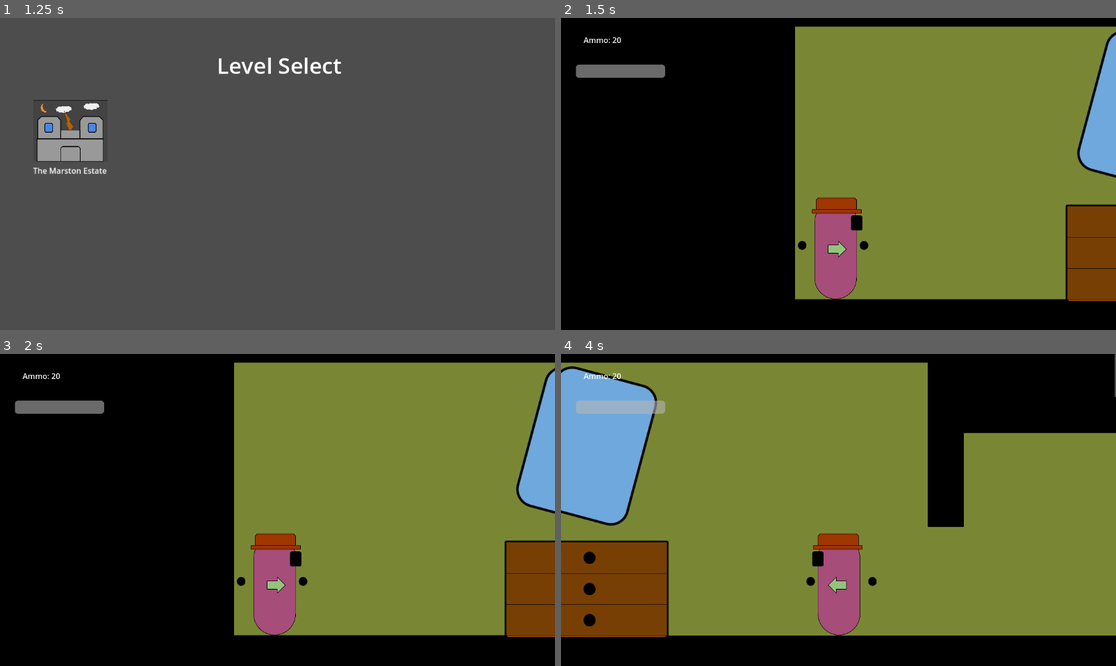
Above: before the commit, frames 1-4 (two rows, left to right).
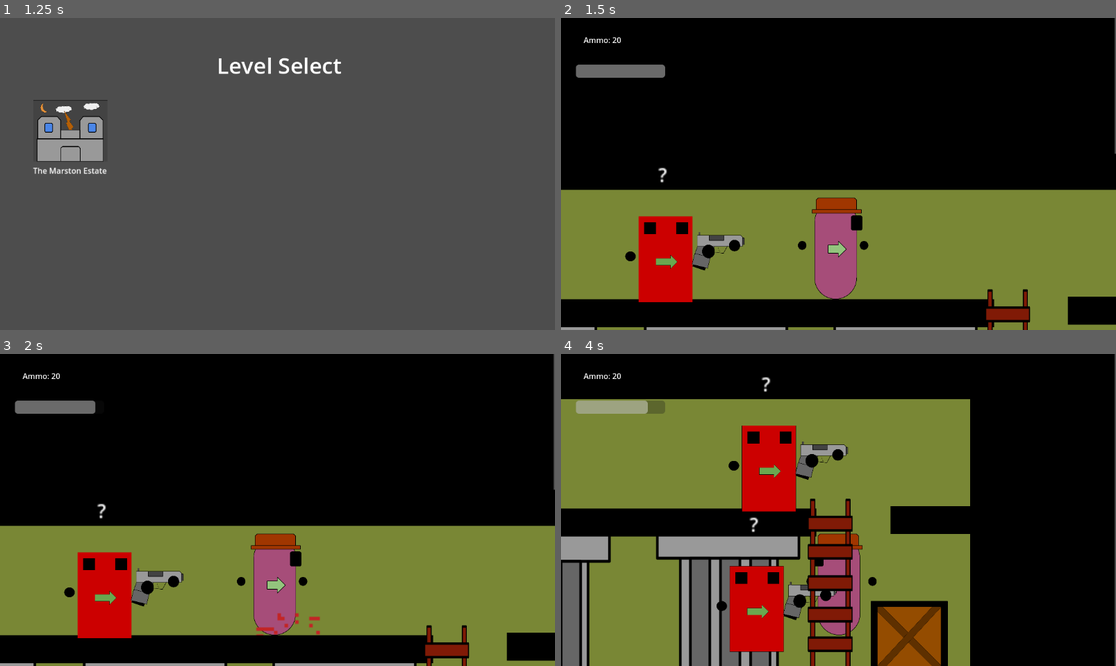
Above: after the commit, the same moments.

Repository: TrinityXon/No-Excuses-Nathan
Game: Godot game, scene res://Levels/UILevels/MainMenu.tscn
The game is run twice, just before and just after one commit, with the same random seed, the same clock (stepped at 60 frames per second) and the same inputs. The engine's default icon, where the game draws it, is replaced by a stand-in: a white triangle on a blue panel in a dark square.
Inputs (mouse positions are in pixels of both pictures, inside the frame that each line leads up to):
- Up to frame 1 (1.25 s): click "Play" at 0.5 s
- Up to frame 2 (1.5 s): click (633, 130) at 1.25 s
- Up to frame 3 (2 s): no input
- Up to frame 4 (4 s): hold Right (Move_Right) 2.03-3.53 s; tap F (Pickup) at 2.1 s; tap W (Jump) at 2.27, 3.02 s; tap Ctrl (Shoot) at 2.85 s; hold Left (MoveLeft) from 3.53 s (still down); tap C (crouch) at 3.6 s

Frame 1 is identical in both runs. In frame 2, 50% of the frame differs, in the area x 0-100%, y 0-100%; in frame 3, 50%; in frame 4, 64%, in the area x 0-100%, y 2-100%.

Commit message:
Finish Screen

Diff:
--- a/Game_Objects/Enemies/Doors/BaseDoor.gd
+++ b/Game_Objects/Enemies/Doors/BaseDoor.gd
@@ -3,6 +3,9 @@
 @export var level: String
 @export var visibleSprite: bool = true
 @onready var door = $Door
+@export var shouldLoadMenu: bool = false
+@export var menu: String
+
 
 func _ready():
 	if not visibleSprite:
@@ -10,7 +13,12 @@
 
 
 func _on_pickup_has_picked(body):
-	if level != '':
-		get_tree().change_scene_to_file(level)
+
+	if not shouldLoadMenu:
+		if level != '':
+			get_tree().change_scene_to_file(level)
+		else:
+			print("no level assigned")
 	else:
-		print("no level assigned")
+		var newMenu = load(menu).instantiate()
+		get_tree().current_scene.add_child(newMenu)
--- a/Game_Objects/Guns/Base/WeaponScript.gd
+++ b/Game_Objects/Guns/Base/WeaponScript.gd
@@ -94,4 +94,5 @@
 	pass # TODO: ADD SPRAY MECHANICS
 
 func playSound():
-	shootSound.play_effect()
+	#shootSound.play_effect()
+	pass
--- a/Levels/The_Marston_Estate/Floor_1/floor_1.tscn
+++ b/Levels/The_Marston_Estate/Floor_1/floor_1.tscn
@@ -33,7 +33,7 @@
 [node name="Player" type="Node2D" parent="."]
 
 [node name="Nathan_Main" parent="Player" instance=ExtResource("1_axofd")]
-position = Vector2(-3110, 696)
+position = Vector2(3692, 295)
 acceleration = 4.0
 
 [node name="Environment" type="Node2D" parent="."]
@@ -493,6 +493,8 @@
 position = Vector2(3209, 298)
 scale = Vector2(1.56, 1.56)
 level = "res://Levels/UILevels/Level_Select/Level_Select.tscn"
+shouldLoadMenu = true
+menu = "res://UI/Finish_Game/finish_screen.tscn"
 
 [node name="Ladder" parent="." instance=ExtResource("26_hc5gc")]
 position = Vector2(3908, 466)
--- /dev/null
+++ b/UI/Finish_Game/FinishScript.gd
@@ -0,0 +1,35 @@
+extends CanvasLayer
+
+@onready var level_select = $ColorRect/LevelSelect
+@onready var main_menu = $ColorRect/MainMenu
+@onready var restart_btn = $ColorRect/Restart
+@onready var quit_btn = $ColorRect/Quit
+
+@export var levelScreen: String
+@export var mainMenu: String
+func _ready():
+	get_tree().paused = true
+	level_select.button_down.connect(level_select_switch)
+	main_menu.button_down.connect(main_menu_switch)
+	restart_btn.button_down.connect(_has_restarted)
+	quit_btn.button_down.connect(_has_quit)
+
+func level_select_switch():
+	customScreenSwitch(levelScreen, 'No assigned level')
+
+func main_menu_switch():
+	customScreenSwitch(mainMenu, 'No assigned level')
+
+func customScreenSwitch(scenePath: String, debugMessage: String):
+	if scenePath != '':
+		get_tree().change_scene_to_file(scenePath)
+		get_tree().paused = false
+	else:
+		print(debugMessage)
+
+func _has_restarted():
+	get_tree().reload_current_scene()
+	get_tree().paused = false
+
+func _has_quit():
+	get_tree().quit()
--- /dev/null
+++ b/UI/Finish_Game/finish_screen.tscn
@@ -0,0 +1,56 @@
+[gd_scene load_steps=3 format=3 uid="uid://jd0jqbirgxkr"]
+
+[ext_resource type="PackedScene" uid="uid://bccyrnlml850f" path="res://UI/DeathScreen.tscn" id="1_pwfh6"]
+[ext_resource type="Script" path="res://UI/Finish_Game/FinishScript.gd" id="2_5rdjg"]
+
+[node name="DeathScreen" instance=ExtResource("1_pwfh6")]
+script = ExtResource("2_5rdjg")
+levelScreen = "res://Levels/UILevels/Level_Select/Level_Select.tscn"
+mainMenu = "res://Levels/UILevels/MainMenu.tscn"
+
+[node name="Label" parent="ColorRect" index="0"]
+text = "YAY LEVEL COMPLETE"
+
+[node name="Restart" parent="ColorRect" index="1"]
+offset_left = -86.0
+offset_top = 33.0
+offset_right = 87.0
+offset_bottom = 72.0
+
+[node name="Quit" parent="ColorRect" index="2"]
+offset_left = -86.0
+offset_top = 93.0
+offset_right = 87.0
+offset_bottom = 132.0
+
+[node name="LevelSelect" type="Button" parent="ColorRect" index="3"]
+process_mode = 2
+layout_mode = 1
+anchors_preset = 8
+anchor_left = 0.5
+anchor_top = 0.5
+anchor_right = 0.5
+anchor_bottom = 0.5
+offset_left = -89.0
+offset_top = -85.0
+offset_right = 91.0
+offset_bottom = -42.0
+grow_horizontal = 2
+grow_vertical = 2
+text = "Finish - Level Select"
+
+[node name="MainMenu" type="Button" parent="ColorRect" index="4"]
+process_mode = 2
+layout_mode = 1
+anchors_preset = 8
+anchor_left = 0.5
+anchor_top = 0.5
+anchor_right = 0.5
+anchor_bottom = 0.5
+offset_left = -88.0
+offset_top = -28.0
+offset_right = 92.0
+offset_bottom = 15.0
+grow_horizontal = 2
+grow_vertical = 2
+text = "Finish - MAIN MENU"
